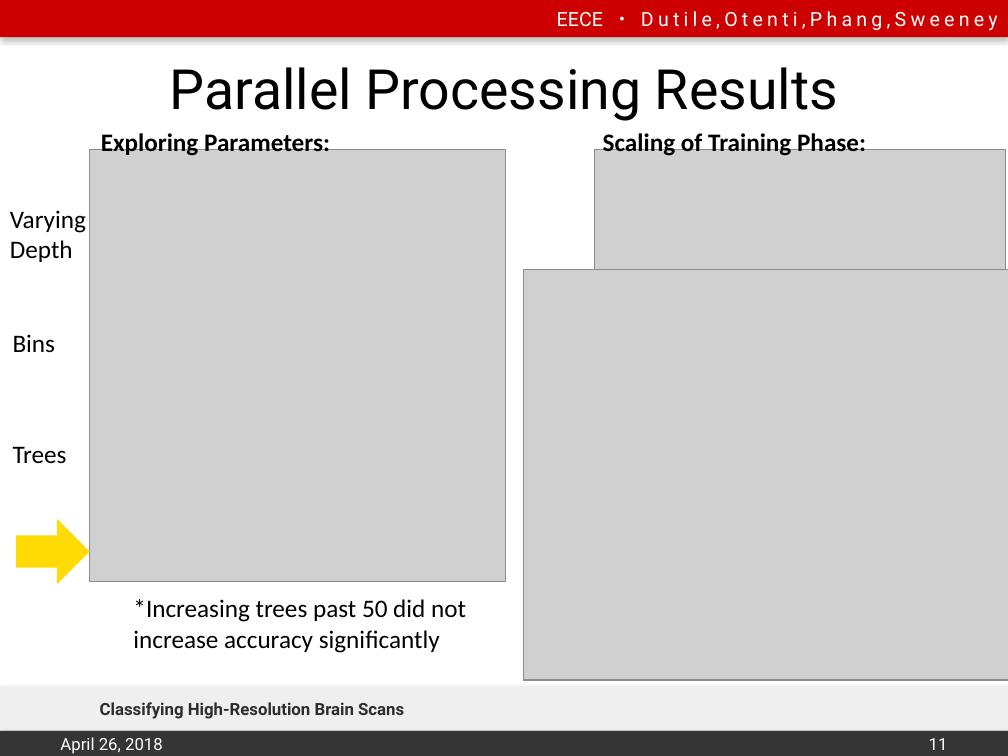
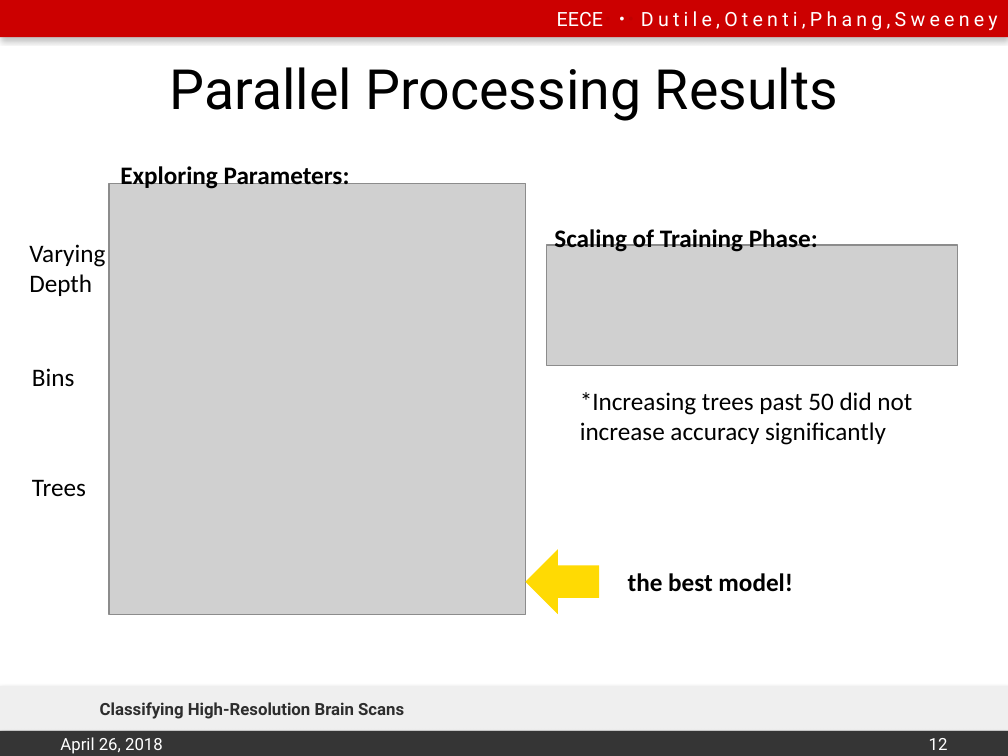
Before and after one commit to emily-jean/ml-brains, a slide deck: slide 12 of presentation/DutileOtentiPhangSweeney.pptx (slide 11 before the commit). Drawn at 1008x756 pixels with LibreOffice and Linux fonts; fonts in the diff are those of the drawing; grey boxes stand for pictures; background and template pictures are left out. Boxes give left, top, right and bottom in pixels: in the first picture for what was removed or moved away, otherwise in the second. Text is boxed around its words. In the diff, an @@ line names an element or a change of style, - is before the commit and + after.

```diff
--- a/presentation/DutileOtentiPhangSweeney.pptx
+++ b/presentation/DutileOtentiPhangSweeney.pptx
@@ 4 texts, 1 picture: place and size @@
-4 texts, 1 picture at [10,130,506,581]
+4 texts, 1 picture at [29,164,525,615]
@@ text "Scaling of Training Phase:": place and size @@
-text "Scaling of Training Phase:" at [603,131,866,156]
+text "Scaling of Training Phase:" at [554,226,818,252]
@@ picture: place and size @@
-picture at [595,149,1006,269]
+picture at [546,245,958,365]
@@ picture removed at [523,270,1008,680] @@
@@ text "*Increasing trees past 50 did ...": place and size @@
-text "*Increasing trees past 50 did ..." at [133,599,466,653]
+text "*Increasing trees past 50 did ..." at [580,392,912,445]
@@ right arrow at [525,549,599,614]: rotation 0 to 180 degrees @@
@@ text added at [628,573,793,592], 18 pt, text #000000, bold @@
+the best model!
@@ page number at [929,738,948,750]: text changed @@
-11
+12
```
Also in this commit, not shown: 6 other slides changed, 2 slides added, 2 other files.
